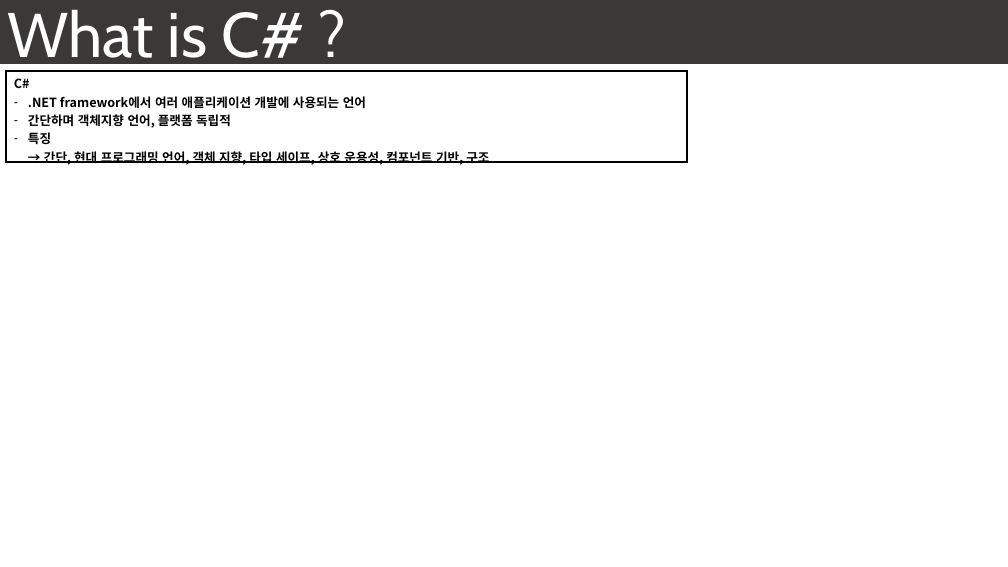
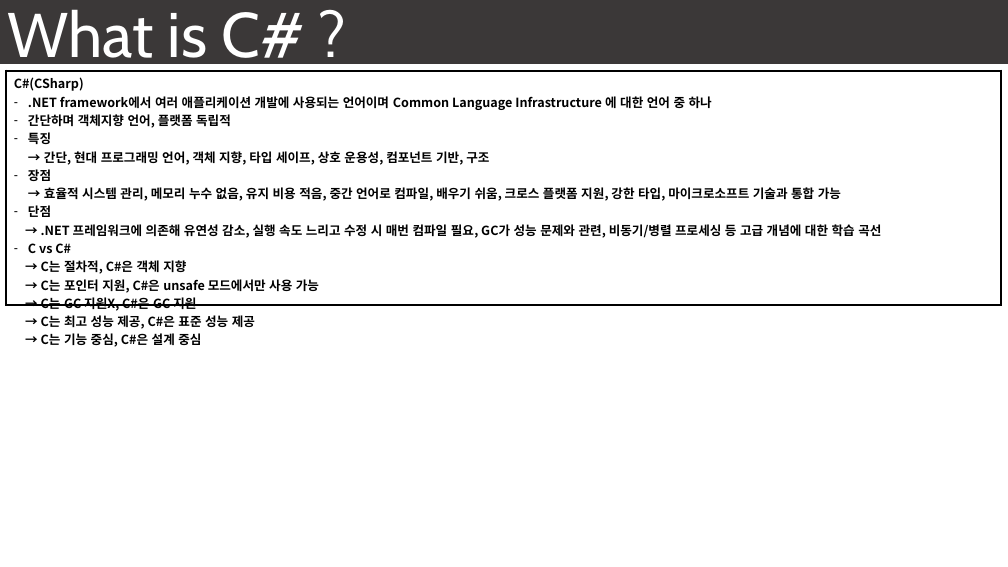
Before and after one commit to seonghokim/Study, a slide deck: slide 1 of Study Material/[KOR] everything in C#.pptx. Drawn at 1008x567 pixels with LibreOffice and Linux fonts; fonts in the diff are those of the drawing; background and template pictures are left out. Boxes give left, top, right and bottom in pixels: in the first picture for what was removed or moved away, otherwise in the second. Text is boxed around its words. In the diff, an @@ line names an element or a change of style, - is before the commit and + after.

```diff
--- a/Study Material/[KOR] everything in C#.pptx
+++ b/Study Material/[KOR] everything in C#.pptx
@@ table at [6,70,1000,351] @@
-row 1, column 1: C# / .NET framework에서 여러 애플리케이션 개발에 사용되는 언어 / 간단하며 객체지향 언어, 플랫폼 독립적 / 특징 / → 간단, 현대 프로그래밍 언어, 객체 지향, 타입 세이프, 상호 운용성, 컴포넌트 기반, 구조
+row 1, column 1: C#(CSharp) / .NET framework에서 여러 애플리케이션 개발에 사용되는 언어이며 Common Language Infrastructure 에 대한 언어 중 하나 / 간단하며 객체지향 언어, 플랫폼 독립적 / 특징 / → 간단, 현대 프로그래밍 언어, 객체 지향, 타입 세이프, 상호 운용성, 컴포넌트 기반, 구조 / 장점 / → 효율적 시스템 관리, 메모리 누수 없음, 유지 비용 적음, 중간 언어로 컴파일, 배우기 쉬움, 크로스 플랫폼 지원, 강한 타입, 마이크로소프트 기술과 통합 가능 / 단점 / → .NET 프레임워크에 의존해 유연성 감소, 실행 속도 느리고 수정 시 매번 컴파일 필요, GC가 성능 문제와 관련, 비동기/병렬 프로세싱 등 고급 개념에 대한 학습 곡선 / C vs C# / → C는 절차적, C#은 객체 지향 / → C는 포인터 지원, C#은 unsafe 모드에서만 사용 가능 / → C는 GC 지원X, C#은 GC 지원 / → C는 최고 성능 제공, C#은 표준 성능 제공 / → C는 기능 중심, C#은 설계 중심
@@ table: place and size @@
-table at [6,70,687,169]
+table at [6,70,1000,351]
```
Also in this commit, not shown: 2 other slides changed, 6 slides added, 11 other files.
